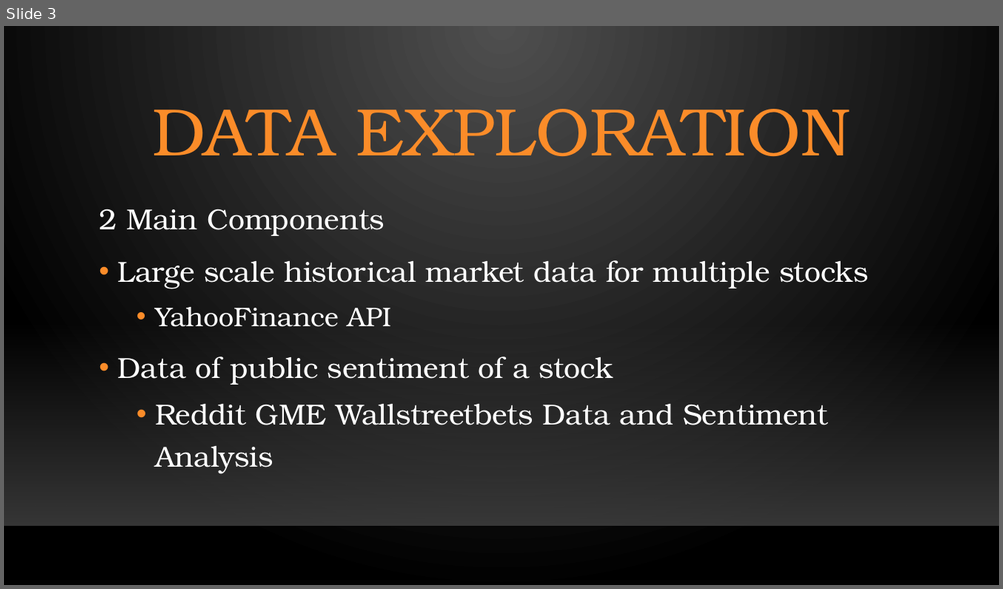
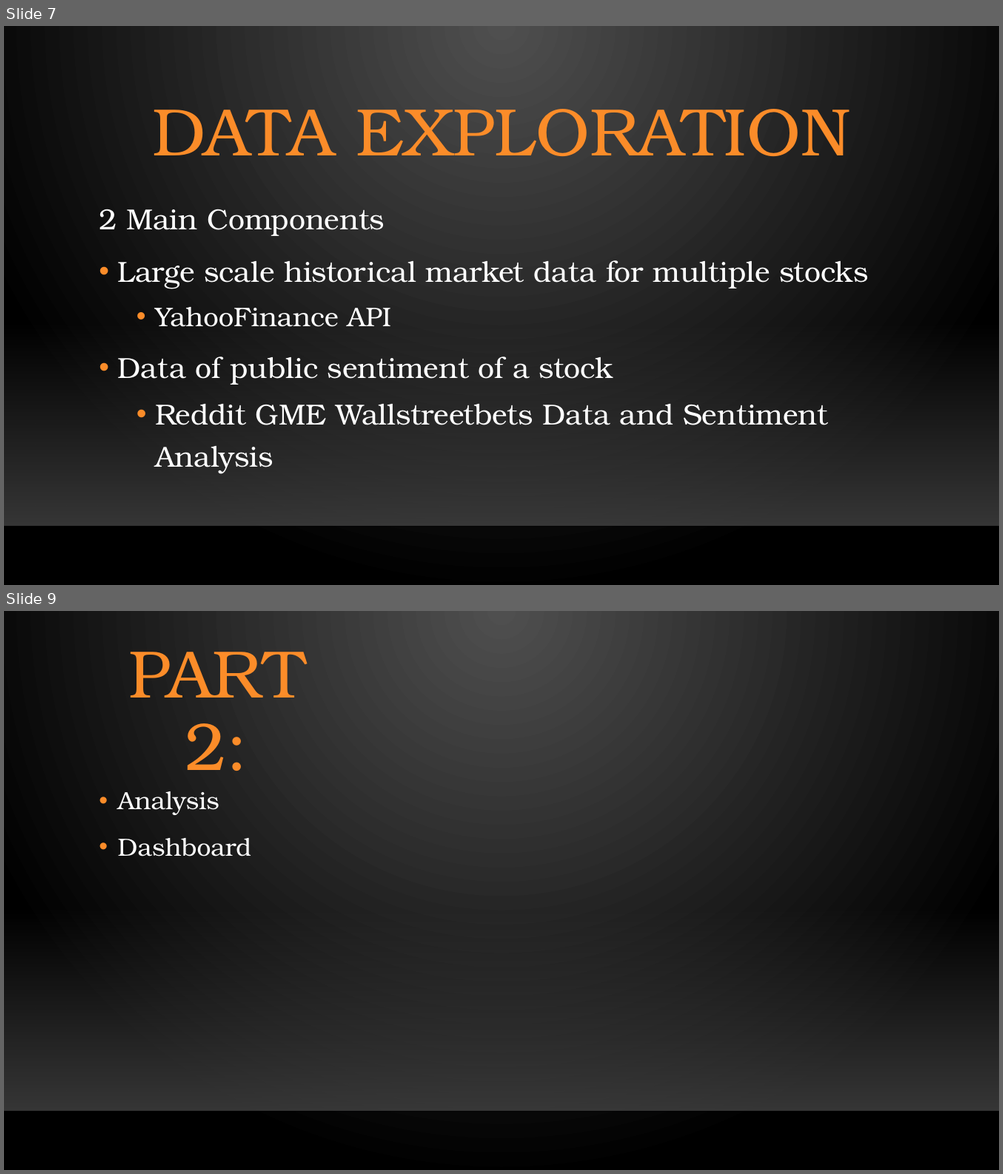
Before and after one commit to LukeMotley/Capstone_Project, a slide deck: Capstone_Presentation.pptx. Shown one above the other, each under a label of ours: slide 3 before the commit, slides 7 and 9 after it; the slides between them are not shown. The pictures are 1003x589 and 1003x1174 pixels, drawn with LibreOffice and Linux fonts; fonts in the diff are those of the drawing; background and template pictures are left out. Boxes give left, top, right and bottom in pixels: in the first picture for what was removed or moved away, otherwise in the second. Text is boxed around its words. In the diff, an @@ line names an element or a change of style, - is before the commit and + after.

```diff
--- a/Capstone_Presentation.pptx
+++ b/Capstone_Presentation.pptx
@@ slide 9 added at [4, 611, 999, 1170], background gradient #505050 to #000000; not listed: 2 template elements that a slide beside it also shows @@
@@ title added at [128, 652, 304, 771], 64.8 pt, text #FB8C29 @@
+PART 2:
@@ text added at [118, 792, 252, 857], 24 pt, text #FFFFFF @@
+• Analysis
+• Dashboard
@@ what was slide 3 is now slide 7 @@
```
Also in this commit, not shown: 8 other slides added, 1 slide removed.
